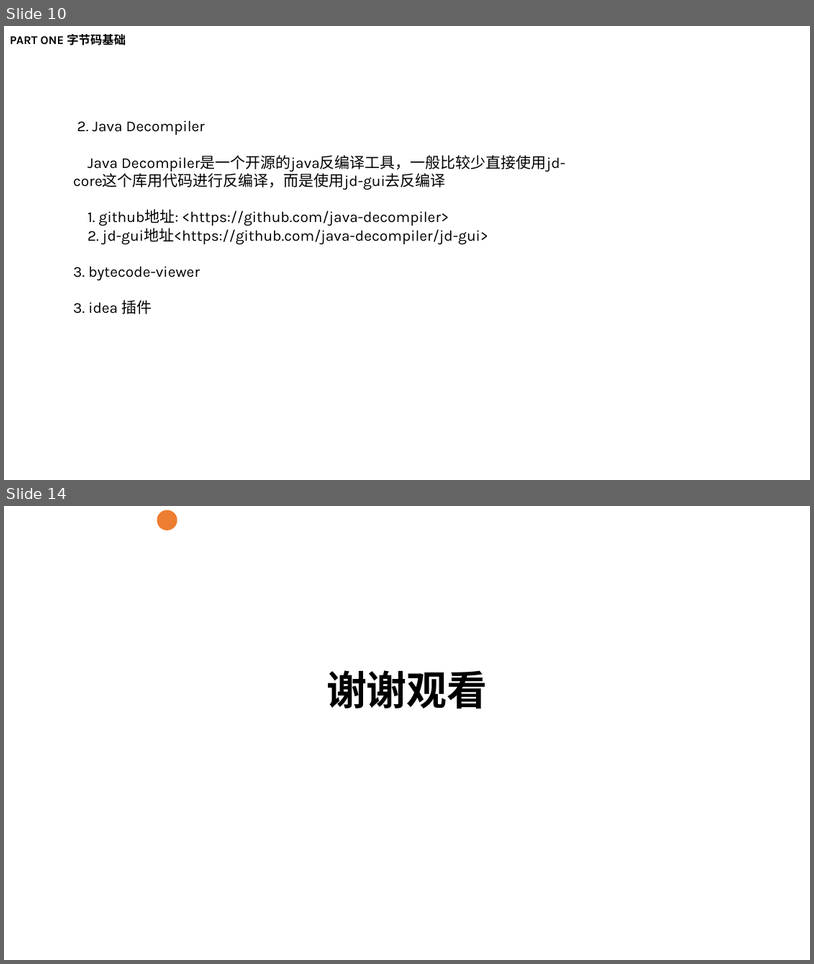
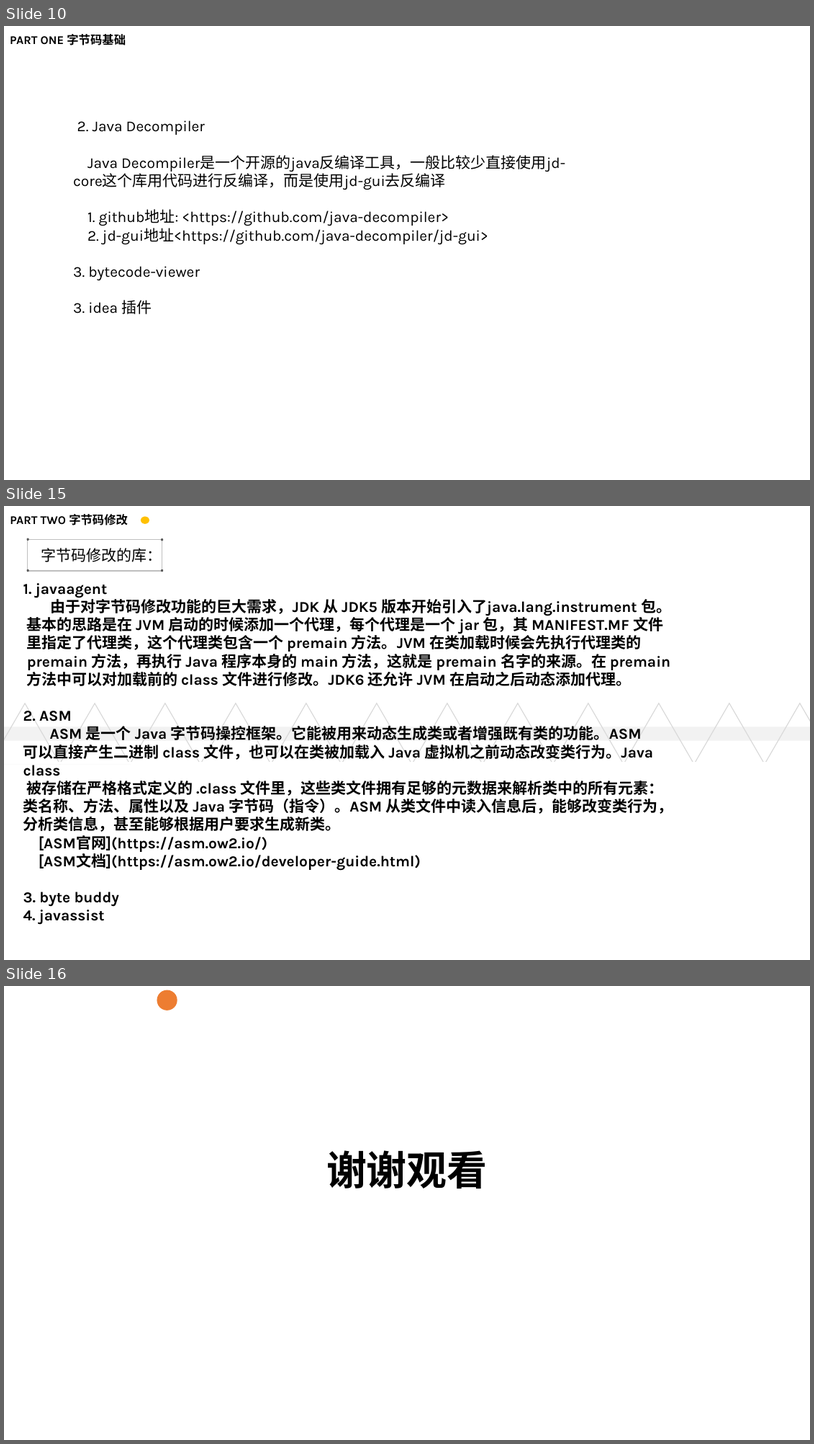
Before and after one commit to xiaofan0408/notes, a slide deck: bytecode/bytecode.pptx. Shown one above the other, each under a label of ours: slides 10 and 14 before the commit, slides 10, 15 and 16 after it; the slides between them are not shown. The pictures are 814x964 and 814x1444 pixels, drawn with LibreOffice and Linux fonts; fonts in the diff are those of the drawing; background and template pictures are left out. Boxes give left, top, right and bottom in pixels: in the first picture for what was removed or moved away, otherwise in the second. Text is boxed around its words. In the diff, an @@ line names an element or a change of style, - is before the commit and + after.

Commit message:
update:  修改ppt

```diff
--- a/bytecode/bytecode.pptx
+++ b/bytecode/bytecode.pptx
@@ slide 15 added at box(4, 506, 810, 960), background #FFFFFF @@
@@ text added at box(10, 514, 128, 525), 14 pt, text #000000, bold @@
+PART TWO 字节码修改
@@ ellipse added at box(141, 516, 149, 523), fill #FFC000 @@
@@ text added at box(41, 548, 162, 562), 18 pt, text #000000 @@
+字节码修改的库：
@@ group added at box(27, 538, 164, 572): 4 ellipses, 1 rectangle @@
@@ text added at box(23, 583, 674, 920), 18 pt, text #000000, bold @@
+1. javaagent
+由于对字节码修改功能的巨大需求，JDK 从 JDK5 版本开始引入了java.lang.instrument 包。
+基本的思路是在 JVM 启动的时候添加一个代理，每个代理是一个 jar 包，其 MANIFEST.MF 文件
+里指定了代理类，这个代理类包含一个 premain 方法。JVM 在类加载时候会先执行代理类的
+premain 方法，再执行 Java 程序本身的 main 方法，这就是 premain 名字的来源。在 premain
+方法中可以对加载前的 class 文件进行修改。JDK6 还允许 JVM 在启动之后动态添加代理。
+2. ASM
+ASM 是一个 Java 字节码操控框架。它能被用来动态生成类或者增强既有类的功能。ASM
+可以直接产生二进制 class 文件，也可以在类被加载入 Java 虚拟机之前动态改变类行为。Java class
+被存储在严格格式定义的 .class 文件里，这些类文件拥有足够的元数据来解析类中的所有元素：
+类名称、方法、属性以及 Java 字节码（指令）。ASM 从类文件中读入信息后，能够改变类行为，
+分析类信息，甚至能够根据用户要求生成新类。
+[ASM官网](https://asm.ow2.io/)
+[ASM文档](https://asm.ow2.io/developer-guide.html)
+3. byte buddy
+4. javassist
@@ group added at box(4, 703, 810, 764): 12 triangles, 1 rectangle, 1 line @@
@@ what was slide 14 is now slide 16 @@
```
Also in this commit, not shown: 3 slides changed, 2 other slides added, 1 slide removed, 1 other file.
